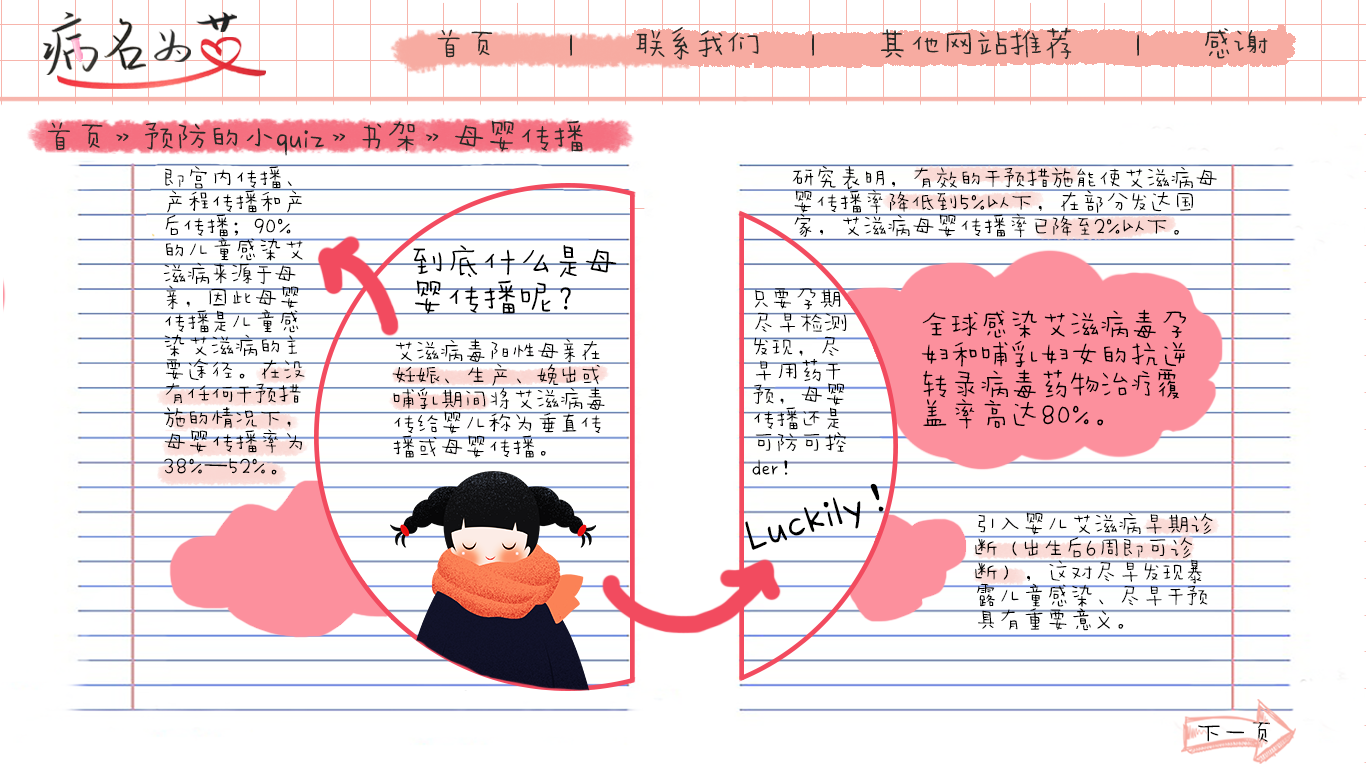
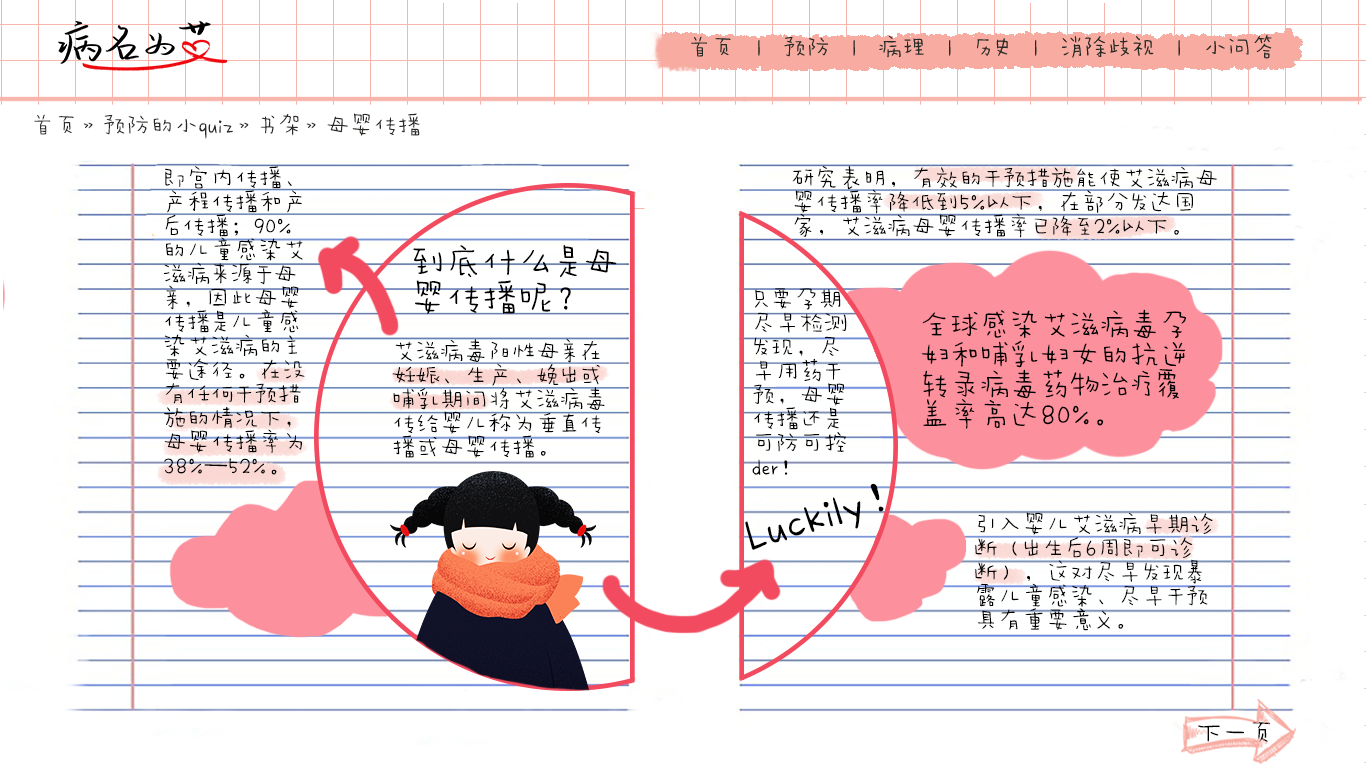
The second (1366, 768) image is a revision of the first. Changes to its layers:
painted on "首页》预防的小quiz》书架》母婴传播" over [34, 113, 583, 156]
removed layer "背景" (1st of 2, in "面包屑导航") (was 80%) from group "面包屑导航" over [26, 117, 432, 155]
removed layer "粉色背景" (was 80%) from group "面包屑导航" over [291, 117, 635, 154]
added layer "首页》》书架" in group "title" over [35, 117, 168, 139]
moved "logo" above "首页 | 预防 | 病理 | 历史 | 消除歧视 | 小问答", painted on it over [43, 12, 266, 89]
renamed "图层 13" to "首页 | 预防 | 病理 | 历史 | 消除歧视 | 小问答", moved it above "粗横线", painted on it over [389, 25, 1303, 74]
removed layer "首页 | 联系我们 | 其他网站推荐 | 感谢" from group "title" over [437, 26, 1268, 60]
